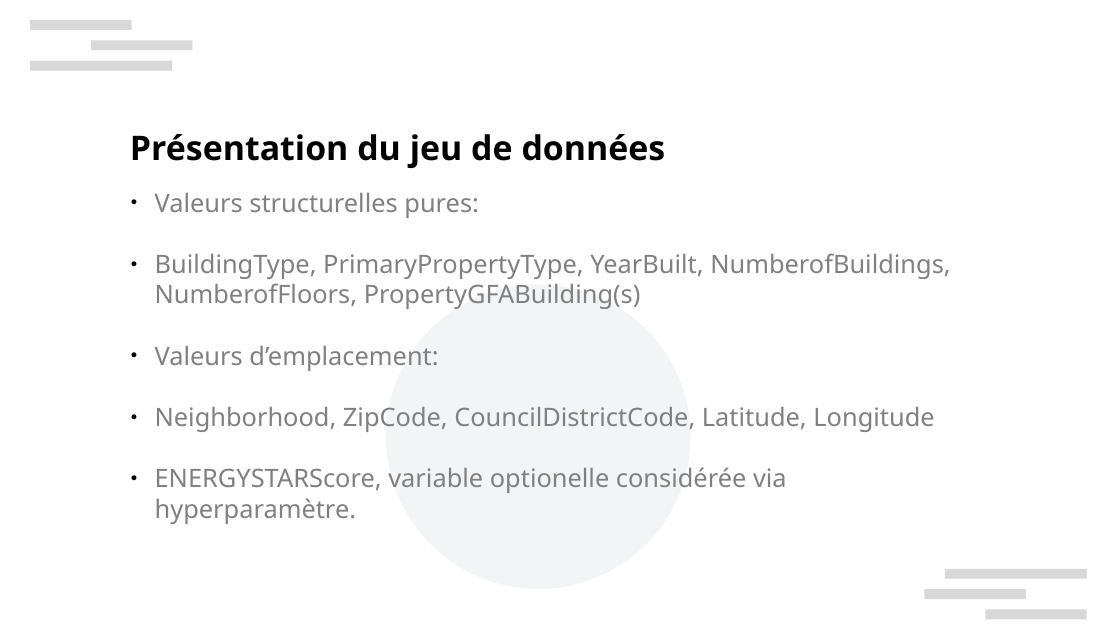
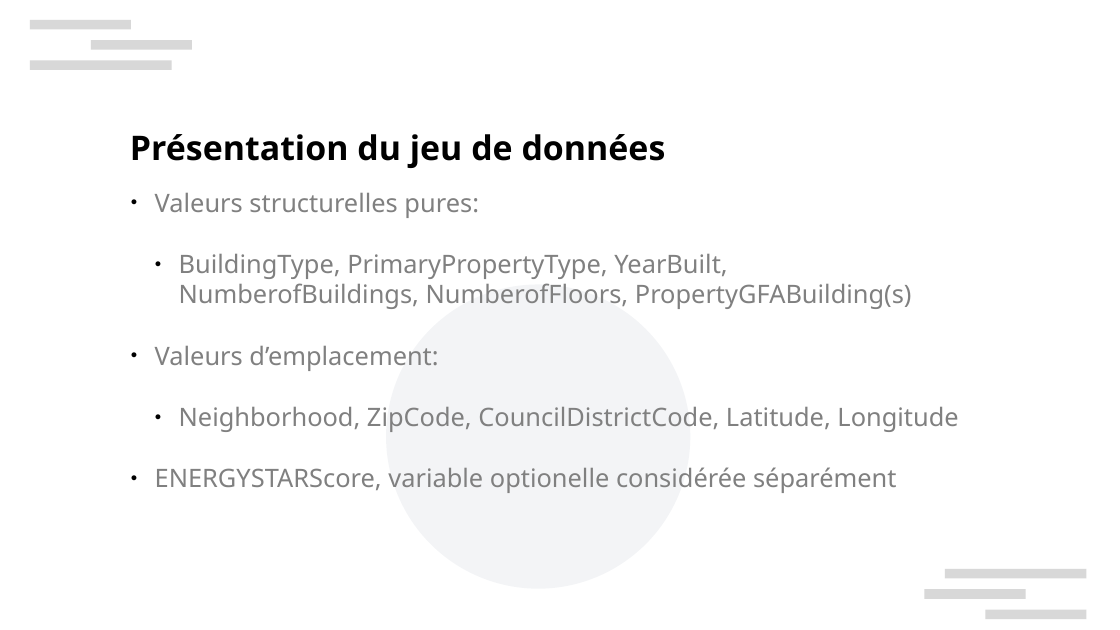
Before and after one commit to xbarrelet/ml-project-3, a slide deck: slide 5 of Barrelet_Xavier_3_presentation_130624.pptx. Drawn at 1120x630 pixels with LibreOffice and Linux fonts; fonts in the diff are those of the drawing; background and template pictures are left out. Boxes give left, top, right and bottom in pixels: in the first picture for what was removed or moved away, otherwise in the second. Text is boxed around its words. In the diff, an @@ line names an element or a change of style, - is before the commit and + after.

```diff
--- a/Barrelet_Xavier_3_presentation_130624.pptx
+++ b/Barrelet_Xavier_3_presentation_130624.pptx
@@ text at [179, 254, 958, 432]: list level 1 to 2 in "BuildingType, PrimaryPropertyType, YearBuilt, NumberofBuildi ..."; list level 1 to 2 in "Neighborhood, ZipCode, CouncilDistrictCode, Latitude, Longit ..." @@
@@ text at [155, 467, 897, 493]: text changed @@
-● ENERGYSTARScore, variable optionelle considérée via hyperparamètre.
+● ENERGYSTARScore, variable optionelle considérée séparément
```
Also in this commit, not shown: 5 other slides changed, 13 slides added, 32 slides removed, 6 other files.
